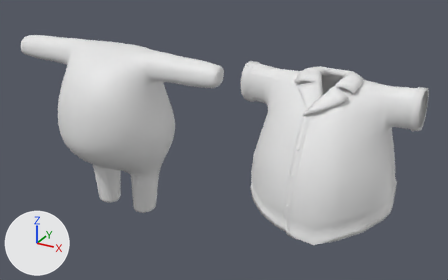
Two versions of the Blender file 메타버스그래픽실무2024751012_전승원-20241112T053711Z-001/메타버스그래픽실무2024751012_전승원/Highblendfile.blend, one commit apart.
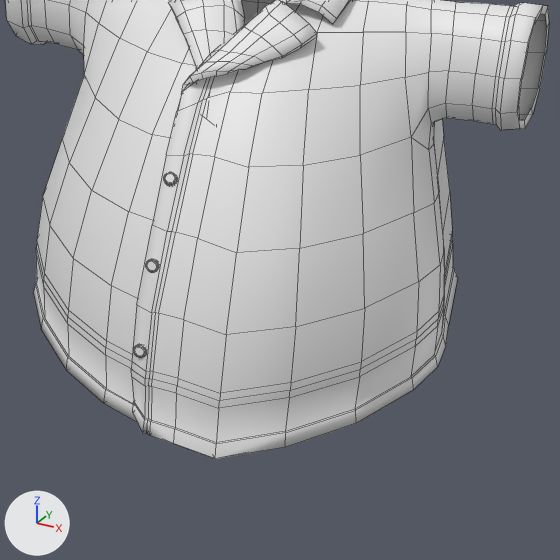
The first picture shows the older version from a 50 mm lens placed at (4.46, -5.51, 1.57), pointed at (1.37, 0.11, -1.24). The close-ups show both versions on the part from 53% to 97% of the width and 31% to 100% of the height of that picture; other places that the commit changed are outside them. Arrows for +X, +Y and +Z are at lower left; the lights stay in place. The close-ups show mesh edges as thin lines. The same objects are shown in both versions, whatever each file hides.

Before the edit, the objects in view are built like this:
```python
me_cube_018 = bpy.data.meshes.new('Cube.018')
me_cube_018.from_pydata(...)  # 1104 vertices, 985 faces; spans x -0.83..0.83, y -0.87..1.03, z -0.26..1.05
ob_tophight = bpy.data.objects.new('TopHight', me_cube_018)
ob_tophight.location = (2.612, -0.173, -1.338)
ob_tophight.scale = (1.07, 0.797, 1.07)
```
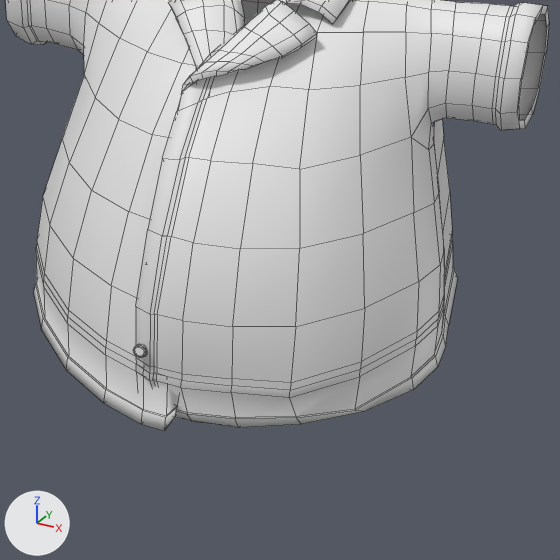
Location of each change, [x1, y1, x2, y2] in pixels of the close-ups (560 x 560 px):
'TopHight', reshaped: before [5, 0, 549, 459]; after [5, 0, 549, 431]
part 1 of me_cube_018, cut back: before [131, 3, 414, 459]; after [136, 3, 414, 428]

Patch to the scene script:
```diff
--- a/메타버스그래픽실무2024751012_전승원-20241112T053711Z-001/메타버스그래픽실무2024751012_전승원/Highblendfile.blend.py
+++ b/메타버스그래픽실무2024751012_전승원-20241112T053711Z-001/메타버스그래픽실무2024751012_전승원/Highblendfile.blend.py
@@ me_cube_018 @@
 # used by ob_tophight; location = (2.612, -0.173, -1.338); scale = (1.07, 0.797, 1.07)
-me_cube_018.from_pydata(...)  # 1104 vertices, 985 faces; spans x -0.83..0.83, y -0.87..1.03, z -0.26..1.05
+me_cube_018.from_pydata(...)  # 1100 vertices, 981 faces; spans x -0.83..0.83, y -0.83..1.03, z -0.26..1.05
+# me_cube_018 part 1
+# 8 vertices are removed from x -0.07..-0.02, y -0.84..-0.79, z -0.25..-0.2
+# 11 faces are deleted
+# 11 vertices in x -0.09..0.2, y -0.83..-0.55, z -0.09..0.59 move by (0.0, 0.04, 0.0)
+# 10 vertices in x -0.09..0.07, y -0.68..-0.51, z 0.37..0.59 move by (0.0, -0.04, 0.0)
+# 10 vertices in x -0.03..0.38, y -0.87..-0.69, z -0.21..-0.03 move by (0.0, 0.13, 0.0)
+# 8 vertices in x -0.08..0.07, y -0.84..-0.81, z -0.09..-0.05 move by (0.0, 0.05, 0.0)
+# 5 vertices in x -0.09..-0.01, y -0.8..-0.75, z 0.14..0.15 move by (0.0, -0.01, 0.0)
+# 4 vertices in x 0.06..0.38, y -0.83..-0.68, z -0.26..-0.23 move by (0.0, 0.19, 0.0)
+# 30 vertices move from x -0.07..0.55, y -0.87..-0.14, z -0.26..0.9 to x -0.08..0.55, y -0.81..-0.05, z -0.26..0.9
+# 4 vertices are added at (-0.07, -0.7, -0.2), (-0.02, -0.64, -0.25), (-0.07, -0.73, -0.2), (-0.03, -0.67, -0.25)
+# 6 new faces join them, smooth
+# 1 new face joins them
```
